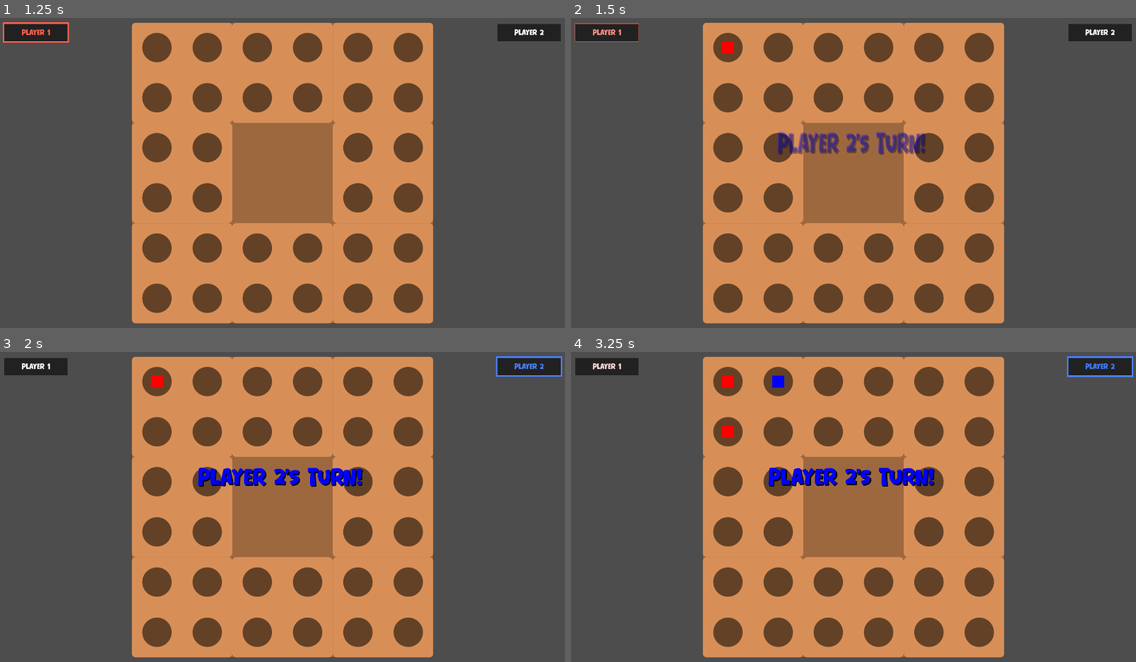
Above: before the commit, frames 1-4 (two rows, left to right).
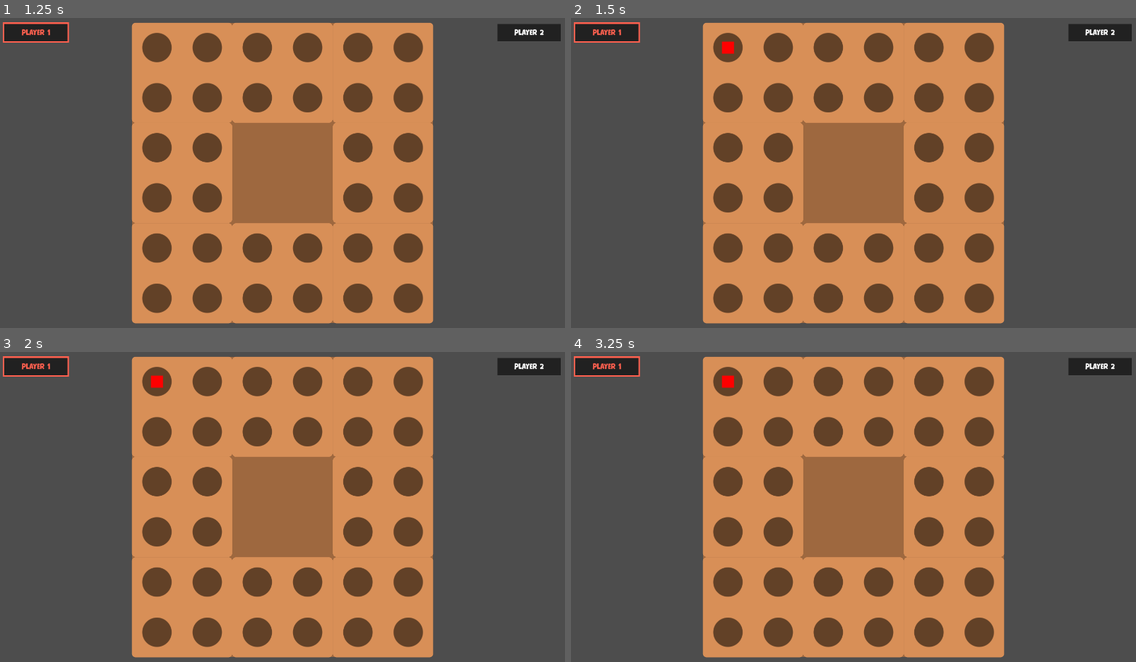
Above: after the commit, the same moments.

Repository: morfyy/4square
Game: Godot game, scene res://scenes/menu.tscn
Two runs of this game, one before a commit and one after it. Both use one fixed random seed, a clock stepped at 60 frames per second and the inputs below.
Inputs (mouse positions are in pixels of both pictures, inside the frame that each line leads up to):
- Up to frame 1 (1.25 s): click "Start Game" at 0.5 s
- Up to frame 2 (1.5 s): click (729, 49) at 1.27 s
- Up to frame 3 (2 s): no input
- Up to frame 4 (3.25 s): click (780, 383) at 2.02 s; click (729, 432) at 2.77 s

Frame 1 is identical in both runs. In frame 2, 1.4% of the frame differs, in the area x 0-63%, y 1-45%; in frame 3, 1.7%; in frame 4, 1.9%, in the area x 0-100%, y 1-44%.

Commit message:
feat: Implement sliding.

Diff:
--- a/autoloads/signals.gd
+++ b/autoloads/signals.gd
@@ -2,3 +2,4 @@
 # SignalManager
 
 signal local_marble_submitted(tileindex:int, holeindex:int)
+signal local_slide_submitted(tileindex:int, to:Vector2i)
--- a/scenes/board.gd
+++ b/scenes/board.gd
@@ -25,4 +25,8 @@
 			index += 1
 
 func get_hole(tileindex:int, holeindex:int) -> Hole:
-	return get_child(tileindex).get_child(holeindex)
+	return get_child(tileindex).holes.get_child(holeindex)
+
+func set_tiles_state(to:int) -> void:
+	for t:Tile in get_children():
+		t.state = to
--- a/scenes/game.gd
+++ b/scenes/game.gd
@@ -4,6 +4,7 @@
 
 var player_pck:PackedScene = preload("res://scenes/player.tscn")
 var menu_pck:PackedScene = preload("res://scenes/menu.tscn")
+
 
 @onready var board:Board = $board/Board
 var gridsize:Vector2i = Vector2i(5,5)
@@ -24,6 +25,7 @@
 
 func _ready() -> void:
 	signals.connect("local_marble_submitted", local_marble_submitted)
+	signals.connect("local_slide_submitted", local_slide_submitted)
 	minimenu.btn1.connect("pressed", back_to_menu)
 	minimenu.btn2.connect("pressed", restart_game)
 
@@ -32,6 +34,7 @@
 	gridsize = my_gridsize
 	empties = my_empties
 	board.generate(gridsize, empties)
+	board.set_tiles_state(Tile.AWAITING_MARBLE)
 
 	var p1:Player = player_pck.instantiate()
 	var p2:Player = player_pck.instantiate()
@@ -51,22 +54,41 @@
 	players.add_child(p2)
 	p1.connect("marble_submitted", marble_submitted)
 	p2.connect("marble_submitted", marble_submitted)
+	p1.connect("slide_submitted", slide_submitted)
+	p2.connect("slide_submitted", slide_submitted)
 
 
 func local_marble_submitted(tileindex:int, holeindex:int) -> void:
 	if get_active_player().type != Player.Type.LOCAL:
 		return
-	marble_submitted(get_active_player().id, tileindex, holeindex)
+	marble_submitted(active_player, tileindex, holeindex)
+
+func local_slide_submitted(tileindex:int, to:Vector2i) -> void:
+	if get_active_player().type != Player.Type.LOCAL:
+		return
+	slide_submitted(active_player, tileindex, to)
 
 
 
-func marble_submitted(by:int, tileindex:int, holeindex:int) -> void:
-	if get_active_player().id != by:
+func marble_submitted(by_player:int, tileindex:int, holeindex:int) -> void:
+	if active_player != by_player:
 		return
+	board.get_hole(tileindex,holeindex).set_value(by_player)
+	board.set_tiles_state(Tile.AWAITING_SLIDE)
+
+
+func slide_submitted(by_player:int, tileindex:int, dir:Vector2i) -> void:
+	if active_player != by_player:
+		return
+
+	var tile:Tile = board.get_child(tileindex)
+	var tween:Tween = get_tree().create_tween()
+	tween.tween_property(tile, "position", tile.position+Vector2(dir)*tile.size, 0.3).set_trans(Tween.TRANS_SINE)
+	tween.tween_callback(next_turn)
+	board.set_tiles_state(Tile.SLIDING)
+
+func next_turn() -> void:
 	turns_count += 1
-
-	board.get_hole(tileindex,holeindex).set_value(by)
-
 	get_active_player().is_active = false
 	icons[active_player].deactivate()
 	active_player = int(!bool(active_player))
@@ -74,6 +96,7 @@
 	icons[active_player].activate()
 
 	pop_message(get_active_player().username+"'s turn!", [Color.RED,Color.BLUE][active_player] )
+	board.set_tiles_state(Tile.AWAITING_MARBLE)
 
 	# TODO check if won first
 
@@ -98,6 +121,7 @@
 
 func restart_game() -> void:
 	board.generate(gridsize, empties)
+	board.set_tiles_state(Tile.AWAITING_MARBLE)
 	get_tree().paused = false
 	minimenu.unpop()
 	turns_count = 0
--- a/scenes/game.tscn
+++ b/scenes/game.tscn
@@ -7,6 +7,12 @@
 [ext_resource type="FontFile" uid="uid://bh5bwya71s3eh" path="res://fonts/Bear Days.ttf" id="5_iywne"]
 [ext_resource type="PackedScene" uid="uid://bg8datoo3ujc3" path="res://scenes/player_icon.tscn" id="6_p57ef"]
 [ext_resource type="PackedScene" uid="uid://vrqvy3xgj507" path="res://scenes/minimenu.tscn" id="7_u5sy4"]
+
+[sub_resource type="RectangleShape2D" id="RectangleShape2D_u5sy4"]
+size = Vector2(134, 1083)
+
+[sub_resource type="RectangleShape2D" id="RectangleShape2D_gee14"]
+size = Vector2(1015, 76)
 
 [sub_resource type="Animation" id="Animation_p57ef"]
 length = 0.001
@@ -103,6 +109,24 @@
 region_rect = Rect2(0, 0, 1024, 1024)
 script = ExtResource("2_lnu2h")
 
+[node name="Area2D" type="Area2D" parent="board"]
+
+[node name="CollisionShape2D" type="CollisionShape2D" parent="board/Area2D"]
+position = Vector2(-587, -4.5)
+shape = SubResource("RectangleShape2D_u5sy4")
+
+[node name="CollisionShape2D2" type="CollisionShape2D" parent="board/Area2D"]
+position = Vector2(586, -4.5)
+shape = SubResource("RectangleShape2D_u5sy4")
+
+[node name="CollisionShape2D3" type="CollisionShape2D" parent="board/Area2D"]
+position = Vector2(3.5, -558)
+shape = SubResource("RectangleShape2D_gee14")
+
+[node name="CollisionShape2D4" type="CollisionShape2D" parent="board/Area2D"]
+position = Vector2(3.5, 559)
+shape = SubResource("RectangleShape2D_gee14")
+
 [node name="message" type="Control" parent="."]
 layout_mode = 1
 anchors_preset = 8
--- a/scenes/player.gd
+++ b/scenes/player.gd
@@ -13,5 +13,6 @@
 var is_active:bool = false
 
 signal marble_submitted(by_player:int,tileindex:int,holeindex:int)
+signal slide_submitted(by_player:int,tileindex:int,dir:Vector2i)
 # id - from which player
 # index - at which hole
--- a/scenes/tile.gd
+++ b/scenes/tile.gd
@@ -1,25 +1,64 @@
-extends NinePatchRect
+extends Control
 class_name Tile
 
+enum {
+	AWAITING_MARBLE=0,
+	AWAITING_SLIDE=1,
+	SLIDING=2,
+	SHAKING=3
+}
+var state:int = AWAITING_MARBLE
+
+
 var tileindex:int = 0
+@onready var holes:Control = $holes
 
 func _ready() -> void:
-	for i:int in range(get_child_count()):
-		get_child(i).holeindex = i
-		get_child(i).connect("hole_pressed", hole_pressed)
+	for i:int in range(holes.get_child_count()):
+		holes.get_child(i).holeindex = i
+		holes.get_child(i).connect("hole_pressed", tile_pressed)
 
 
 
-func hole_pressed(holeindex:int) -> void:
-	if get_child(holeindex).value >= 0:
+func tile_pressed(holeindex:int) -> void:
+	if state == AWAITING_MARBLE:
+		marble(holeindex)
+	elif state == AWAITING_SLIDE:
+		slide()
+
+func marble(holeindex:int) -> void:
+	if holes.get_child(holeindex).value >= 0:
 		return
 	signals.local_marble_submitted.emit(tileindex, holeindex)
+
+func slide() -> void:
+	var dir:Vector2i = Vector2i(0,0)
+	for ray in $Area2D.get_children():
+		if not ray is RayCast2D:
+			continue
+		if not ray.is_colliding():
+			dir = Vector2i(ray.target_position.normalized())
+			break
+
+	if dir == Vector2i(0,0):
+		#var tween:Tween = get_tree().create_tween()
+		#tween.tween_property(tile,"position:x",position.x-size.x*0.05,0.1)
+		#tween.tween_property(tile,"position:x",position.x+size.x*0.05,0.1)
+		#tween.tween_property(tile,"position:x",position.x-size.x*0.02,0.1)
+		#tween.tween_property(tile,"position:x",position.x+size.x*0.02,0.1)
+		#tween.tween_property(tile,"position:x",position.x,0.1)
+		return
+
+	signals.local_slide_submitted.emit(tileindex, dir)
 
 
 func set_tilesize(to:Vector2) -> void:
 	size = to
-	for h:Hole in get_children():
+	for h in $holes.get_children():
 		h.size = to * 0.5
-	$Hole2.position.x = to.x*0.5
-	$Hole3.position.y = to.y*0.5
-	$Hole4.position = to*0.5
+	$holes/Hole2.position.x = to.x*0.5
+	$holes/Hole3.position.y = to.y*0.5
+	$holes/Hole4.position = to*0.5
+
+	$Area2D.position = to * 0.5
+	$Area2D.scale = to/Vector2(256,256)
--- a/scenes/tile.tscn
+++ b/scenes/tile.tscn
@@ -1,8 +1,11 @@
-[gd_scene load_steps=4 format=3 uid="uid://c42s0ebb2ovv3"]
+[gd_scene load_steps=5 format=3 uid="uid://c42s0ebb2ovv3"]
 
 [ext_resource type="Texture2D" uid="uid://b7gdkmb15vvwm" path="res://assets/npatch.png" id="1_ywnoi"]
 [ext_resource type="PackedScene" uid="uid://c6ly18g6xoioh" path="res://scenes/hole.tscn" id="2_jy7pm"]
 [ext_resource type="Script" uid="uid://d11sye0oni84h" path="res://scenes/tile.gd" id="2_q7utx"]
+
+[sub_resource type="RectangleShape2D" id="RectangleShape2D_jy7pm"]
+size = Vector2(250, 250)
 
 [node name="Tile" type="NinePatchRect"]
 offset_right = 256.0
@@ -10,22 +13,60 @@
 texture = ExtResource("1_ywnoi")
 script = ExtResource("2_q7utx")
 
-[node name="Hole" parent="." instance=ExtResource("2_jy7pm")]
+[node name="holes" type="Control" parent="."]
+anchors_preset = 0
+offset_right = 256.0
+offset_bottom = 256.0
+
+[node name="Hole" parent="holes" instance=ExtResource("2_jy7pm")]
 layout_mode = 0
 
-[node name="Hole2" parent="." instance=ExtResource("2_jy7pm")]
+[node name="Hole2" parent="holes" instance=ExtResource("2_jy7pm")]
 layout_mode = 0
 offset_left = 128.0
 offset_right = 256.0
 
-[node name="Hole3" parent="." instance=ExtResource("2_jy7pm")]
+[node name="Hole3" parent="holes" instance=ExtResource("2_jy7pm")]
 layout_mode = 0
 offset_top = 128.0
 offset_bottom = 256.0
 
-[node name="Hole4" parent="." instance=ExtResource("2_jy7pm")]
+[node name="Hole4" parent="holes" instance=ExtResource("2_jy7pm")]
 layout_mode = 0
 offset_left = 128.0
 offset_top = 128.0
 offset_right = 256.0
 offset_bottom = 256.0
+
+[node name="Area2D" type="Area2D" parent="."]
+position = Vector2(128, 128)
+
+[node name="CollisionShape2D" type="CollisionShape2D" parent="Area2D"]
+shape = SubResource("RectangleShape2D_jy7pm")
+
+[node name="up" type="RayCast2D" parent="Area2D"]
+position = Vector2(18, -128)
+target_position = Vector2(0, -50)
+hit_from_inside = true
+collide_with_areas = true
+collide_with_bodies = false
+
+[node name="right" type="RayCast2D" parent="Area2D"]
+position = Vector2(128, 14)
+target_position = Vector2(50, 0)
+hit_from_inside = true
+collide_with_areas = true
+collide_with_bodies = false
+
+[node name="down" type="RayCast2D" parent="Area2D"]
+position = Vector2(-20, 128)
+hit_from_inside = true
+collide_with_areas = true
+collide_with_bodies = false
+
+[node name="left" type="RayCast2D" parent="Area2D"]
+position = Vector2(-128, -20)
+target_position = Vector2(-50, 0)
+hit_from_inside = true
+collide_with_areas = true
+collide_with_bodies = false
Not shown: 1 places in scenes/game.tscn that only renumber resources
